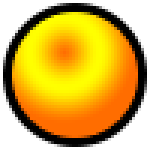
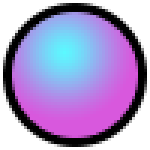
Revision of a layered 150 × 150 image; what changed, layer by layer:
added layer "Ellipse 1 copy 4" above "Ellipse 1 copy 3" over left=12, top=12, right=138, bottom=138
hid "Ellipse 1" over left=12, top=12, right=138, bottom=138
